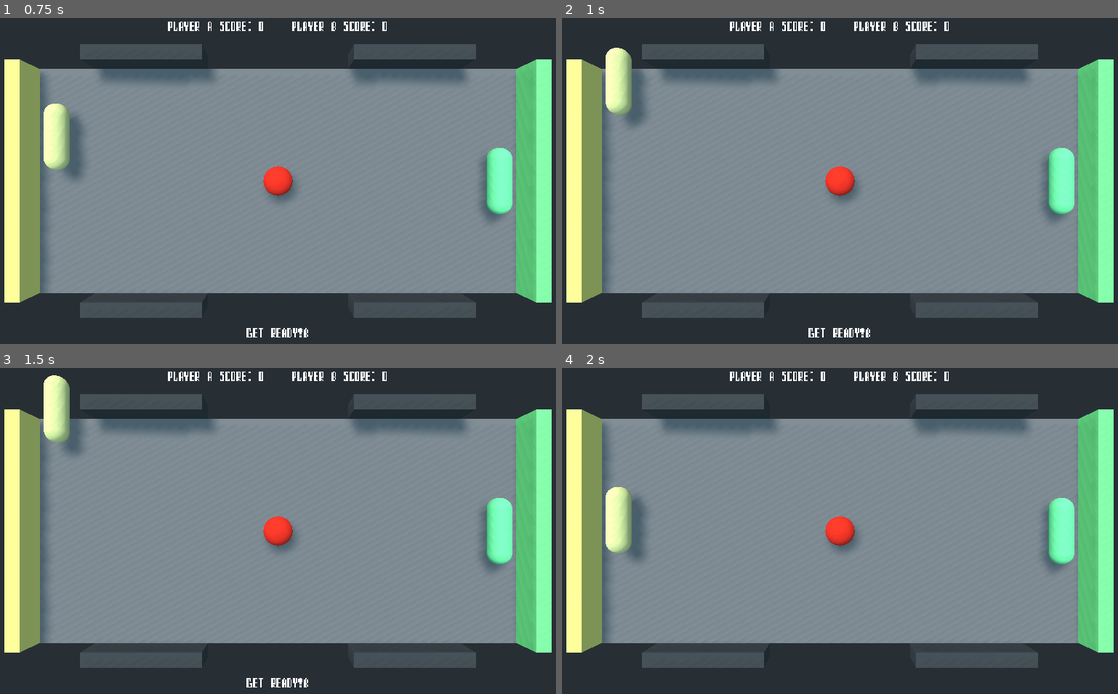
Above: before the commit, frames 1-4 (two rows, left to right).
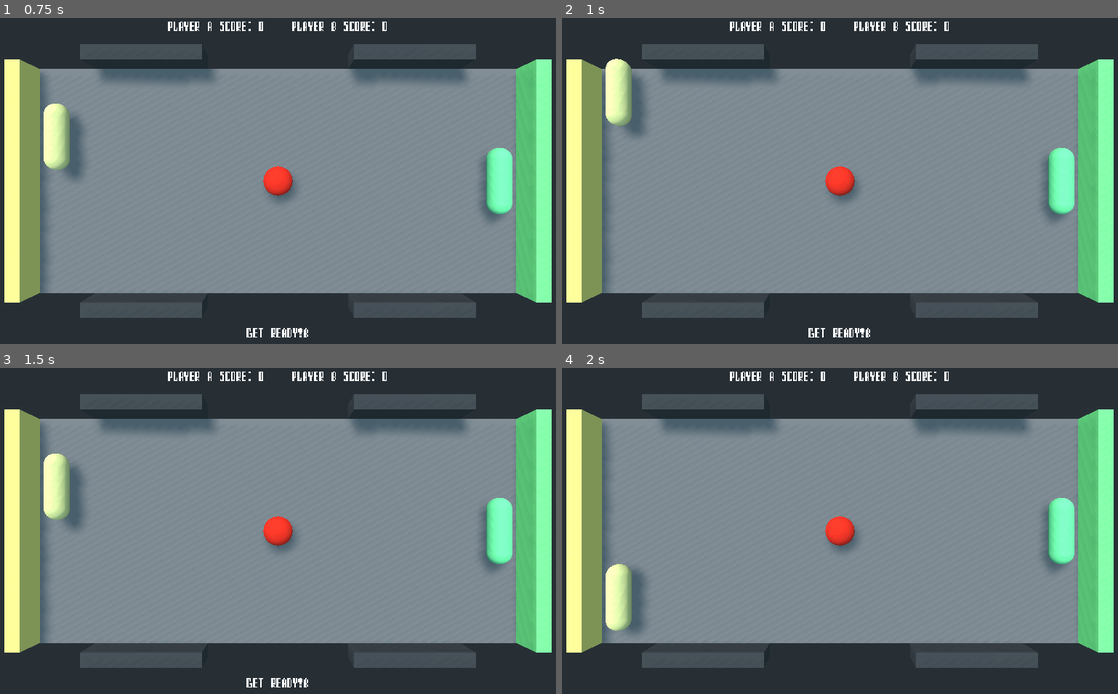
Above: after the commit, the same moments.

Repository: tktajwar/pong
Game: Godot game, scene res://main.tscn
Two runs of this game, one before a commit and one after it. Both use one fixed random seed, a clock stepped at 60 frames per second and the inputs below.
Inputs:
- Up to frame 1 (0.75 s): tap Enter at 0.5 s; hold E (move_up) from 0.53 s (still down)
- Up to frame 2 (1 s): keep holding E (move_up)
- Up to frame 3 (1.5 s): release E (move_up) at 1.28 s; hold D (move_down) from 1.28 s (still down)
- Up to frame 4 (2 s): keep holding D (move_down)

Frame 1 is identical in both runs. In frame 2, 0.5% of the frame differs, in the area x 7-16%, y 9-37%; in frame 3, 2.5%; in frame 4, 2.7%, in the area x 7-16%, y 36-82%.

Commit message:
fix player running off game field

Diff:
--- a/scripts/Player_A.gd
+++ b/scripts/Player_A.gd
@@ -16,9 +16,11 @@
 	var direction = Vector3.ZERO
 
 	if Input.is_action_pressed("move_up"):
-		direction.x += 1
+		if(global_transform.origin.x < 6):
+			direction.x += 1
 	if Input.is_action_pressed("move_down"):
-		direction.x -= 1
+		if(global_transform.origin.x > -6):
+			direction.x -= 1
 
 	if direction != Vector3.ZERO:
 		direction = direction.normalized()
